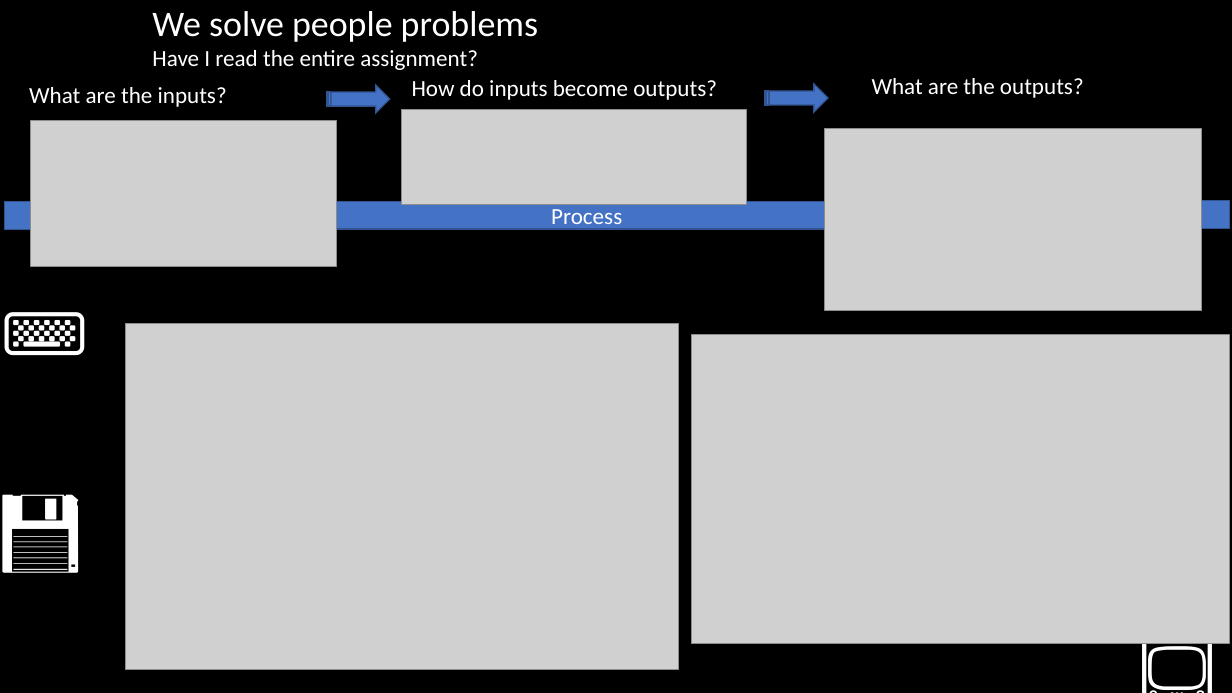
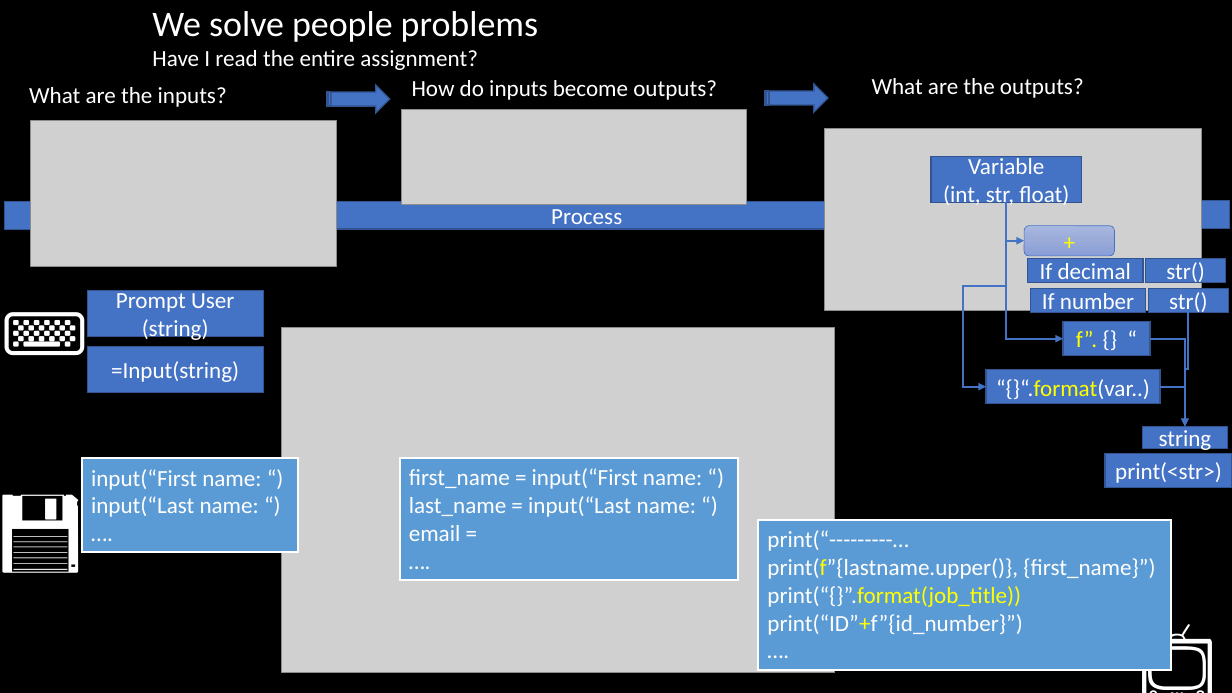
Before and after one commit to BroClements/CSE110ProgBldgBlkSlides, a slide deck: slide 13 of CSE110Wk02InputOutput.pptx. Drawn at 1232x693 pixels with LibreOffice and Linux fonts; fonts in the diff are those of the drawing; grey boxes stand for pictures. Boxes give left, top, right and bottom in pixels: in the first picture for what was removed or moved away, otherwise in the second. Text is boxed around its words. In the diff, an @@ line names an element or a change of style, - is before the commit and + after.

Commit message:
Slide Updates

```diff
--- a/CSE110Wk02InputOutput.pptx
+++ b/CSE110Wk02InputOutput.pptx
@@ group added at (932, 156, 1232, 488): 9 rectangles, 6 elbow arrows, 1 rounded rectangle @@
+string
+“{}“.format(var..)
+f”. {} “
+print(<str>)
+If decimal
+If number
+str()
+str()
++
+Variable
+(int, str, float)
@@ text in rectangle at (1039, 204, 1106, 230): text added @@
+Output
@@ rectangle added at (87, 290, 262, 336), fill #4472C4, outline #325491 1 pt, 18 pt, text #FFFFFF @@
+Prompt User
+(string)
@@ picture: place and size @@
-picture at (126, 323, 678, 669)
+picture at (282, 327, 835, 673)
@@ rectangle added at (87, 347, 262, 393), fill #4472C4, outline #325491 1 pt, 18 pt, text #FFFFFF @@
+=Input(string)
@@ picture removed at (691, 335, 1229, 643) @@
@@ rectangle added at (82, 458, 299, 552), fill #5B9BD5, outline #FFFFFF 1.5 pt, 18 pt, text #FFFFFF @@
+input(“First name: “)
+input(“Last name: “)
+….
@@ rectangle added at (400, 458, 738, 579), fill #5B9BD5, outline #FFFFFF 1.5 pt, 18 pt, text #FFFFFF @@
+first_name = input(“First name: “)
+last_name = input(“Last name: “)
+email =
+….
@@ rectangle added at (759, 520, 1171, 670), fill #5B9BD5, outline #FFFFFF 1.5 pt, 18 pt, text #FFFFFF @@
+print(“---------…
+print(f”{lastname.upper()}, {first_name}”)
+print(“{}”.format(job_title))
+print(“ID”+f”{id_number}”)
+….
```
Also in this commit, not shown: 3 other slides changed, 1 slide added, 2 slides removed, 1 other file.
